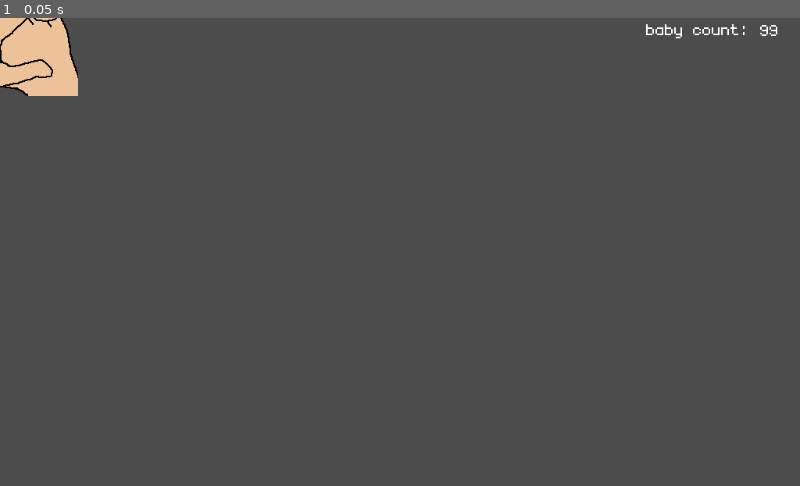
Above: before the commit, frame 1.
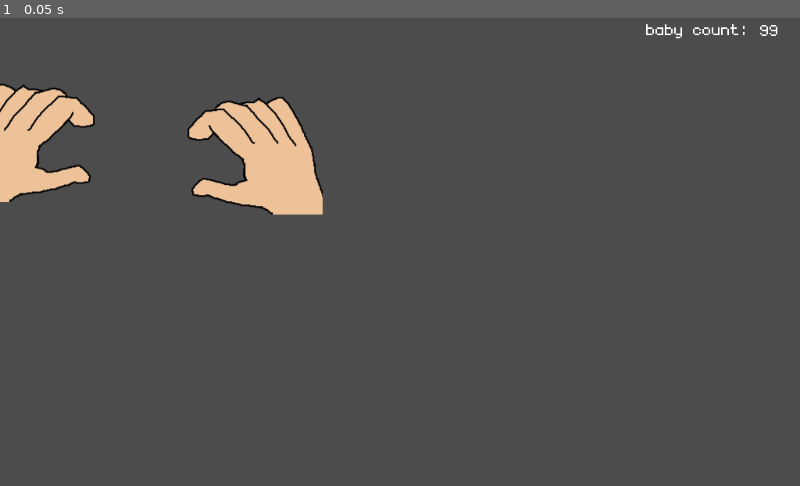
Above: after the commit, the same moment.

Repository: Hammster/mini-gamejam-nov-2019
Game: Godot game, scene res://default.tscn
Same seed, same stepped clock (60 frames per second), same inputs: the game is played once before the commit and once after it. The project has no main scene, so this scene is started directly.
Inputs:
- Up to frame 1 (0.05 s): no input

The runs differ from the first frame. In frame 1, 6.1% of the frame differs, in the area x 0-41%, y 0-43%.

Commit message:
fixed spritesheet slicing error

Diff:
--- a/default.tscn
+++ b/default.tscn
@@ -60,7 +60,9 @@
 [node name="Right Hand" type="KinematicBody2D" parent="."]
 
 [node name="Sprite" type="Sprite" parent="Right Hand"]
+position = Vector2( 312.231, 152.242 )
 texture = ExtResource( 2 )
+offset = Vector2( 1, 0 )
 hframes = 2
 
 [node name="AnimationPlayer" type="AnimationPlayer" parent="Right Hand"]
@@ -70,7 +72,9 @@
 scale = Vector2( -1, 1 )
 
 [node name="Sprite" type="Sprite" parent="Left Hand"]
+position = Vector2( -49.1158, 135.532 )
 texture = ExtResource( 2 )
+offset = Vector2( 1, 0 )
 hframes = 2
 
 [node name="AnimationPlayer" type="AnimationPlayer" parent="Left Hand"]
